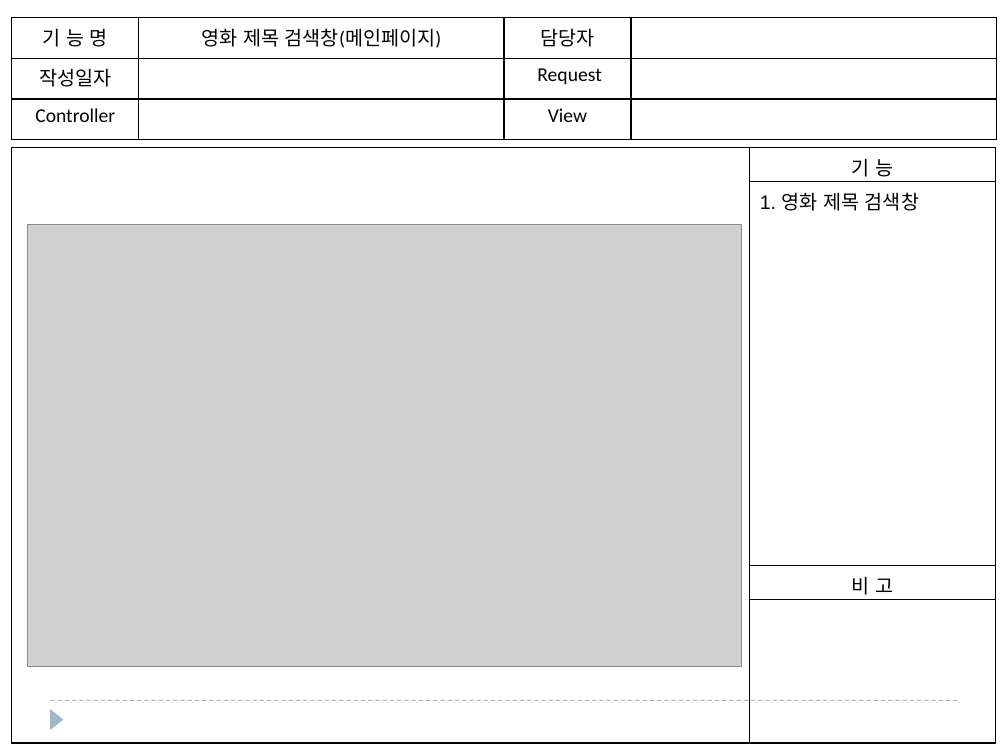
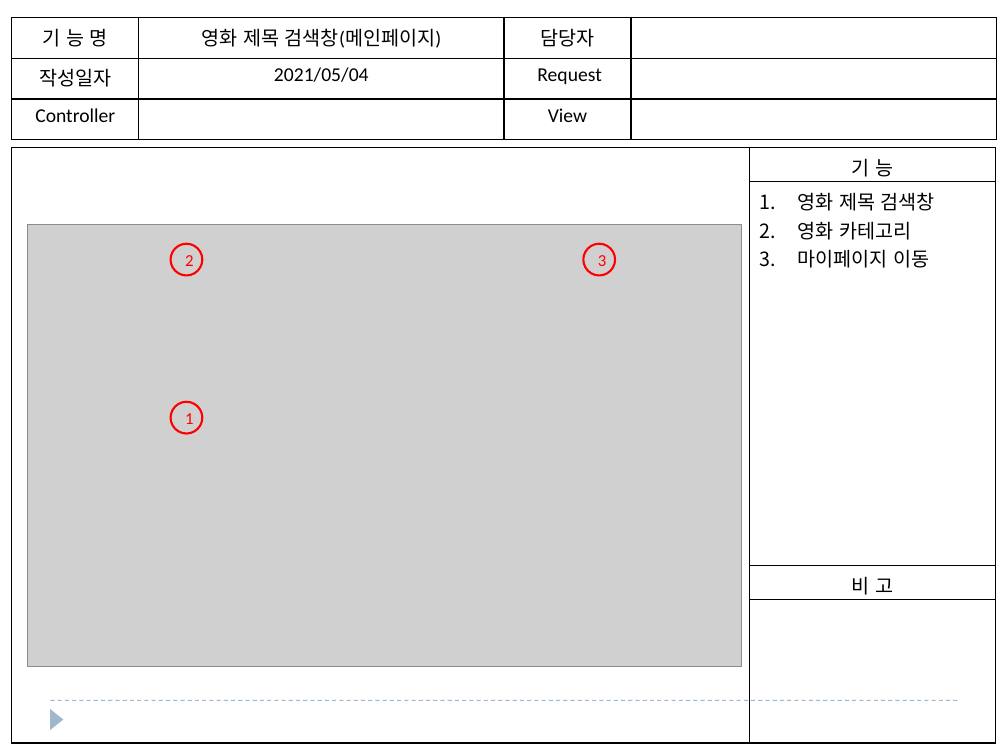
Before and after one commit to cr0ng/gitstart, a slide deck: slide 4 of gitTest/doc/스토리보드.pptx. Drawn at 1008x756 pixels with LibreOffice and Linux fonts; fonts in the diff are those of the drawing; grey boxes stand for pictures. Boxes give left, top, right and bottom in pixels: in the first picture for what was removed or moved away, otherwise in the second. Text is boxed around its words. In the diff, an @@ line names an element or a change of style, - is before the commit and + after.

```diff
--- a/gitTest/doc/스토리보드.pptx
+++ b/gitTest/doc/스토리보드.pptx
@@ table at (x1=12, y1=17, x2=996, y2=140) @@
-row 2, column 2: 
+row 2, column 2: 2021/05/04
@@ table at (x1=12, y1=148, x2=996, y2=744) @@
-row 2, column 2: 1. 영화 제목 검색창
+row 2, column 2: 영화 제목 검색창 / 영화 카테고리 / 마이페이지 이동
@@ ellipse added at (x1=170, y1=244, x2=202, y2=275), outline #FF0000 1.5 pt, 12 pt, text #FF0000 @@
+2
@@ ellipse added at (x1=584, y1=244, x2=615, y2=275), outline #FF0000 1.5 pt, 12 pt, text #FF0000 @@
+3
@@ ellipse added at (x1=170, y1=402, x2=202, y2=433), outline #FF0000 1.5 pt, 12 pt, text #FF0000 @@
+1
```
Also in this commit, not shown: 10 other slides changed, 1 slide removed.
